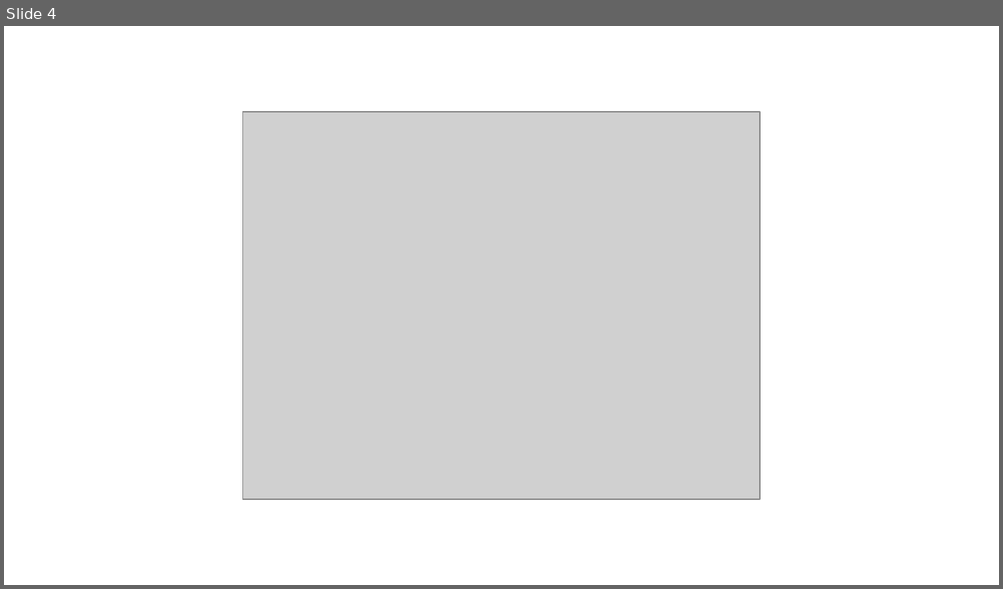
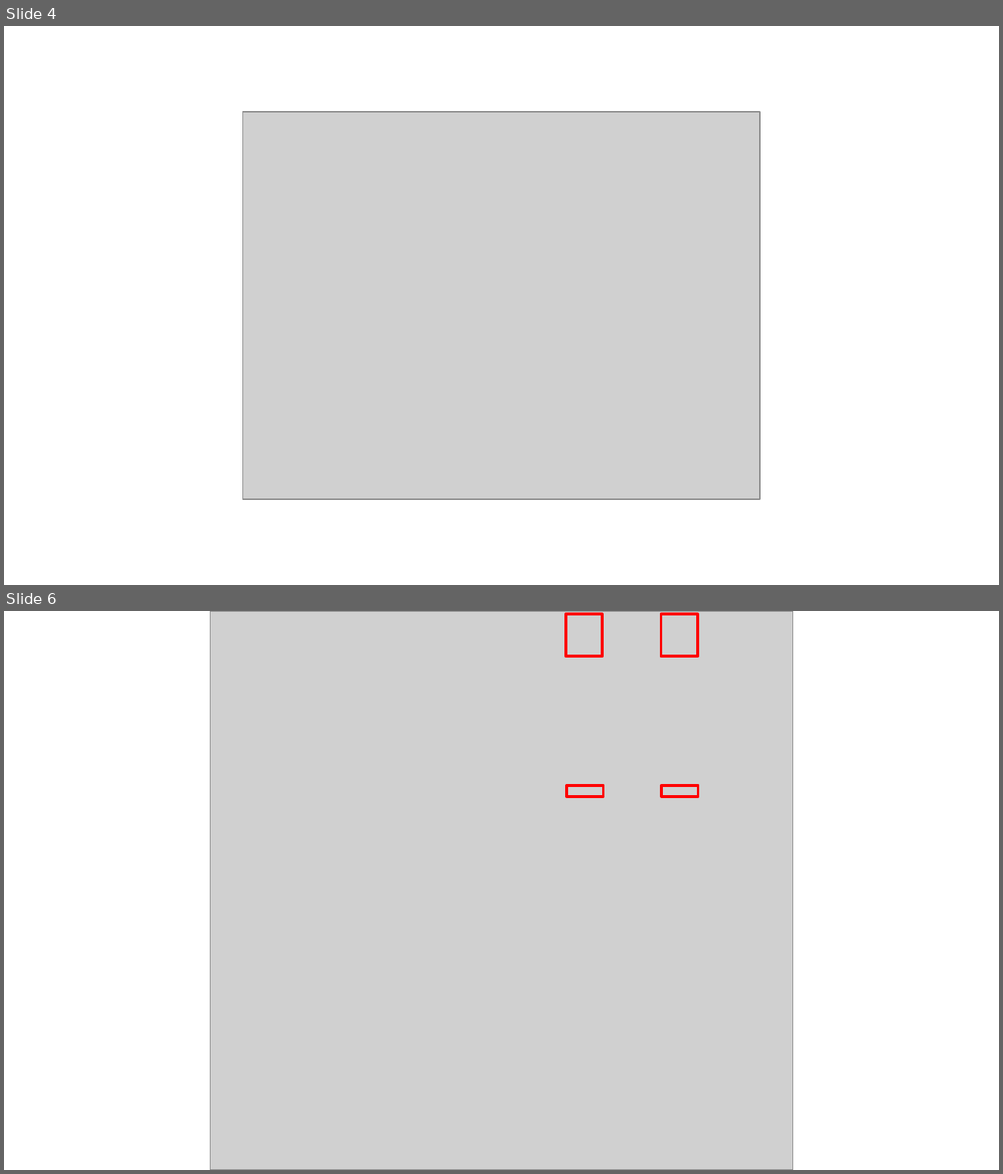
Before and after one commit to answeredbyablemind/answeredbyablemind.github.io, a slide deck: pics/2021-01-05-confidence_interval/pics.pptx. Shown one above the other, each under a label of ours: slide 4 before the commit, slides 4 and 6 after it; the slides between them are not shown. The pictures are 1003x589 and 1003x1174 pixels, drawn with LibreOffice and Linux fonts; fonts in the diff are those of the drawing; grey boxes stand for pictures. Boxes give left, top, right and bottom in pixels: in the first picture for what was removed or moved away, otherwise in the second. Text is boxed around its words. In the diff, an @@ line names an element or a change of style, - is before the commit and + after.

```diff
--- a/pics/2021-01-05-confidence_interval/pics.pptx
+++ b/pics/2021-01-05-confidence_interval/pics.pptx
@@ slide 6 added at bbox=[4, 611, 999, 1170], background #FFFFFF @@
@@ picture added at bbox=[210, 611, 793, 1170] @@
@@ rectangle added at bbox=[566, 614, 603, 655], outline #FF0000 2 pt @@
@@ rectangle added at bbox=[660, 614, 697, 655], outline #FF0000 2 pt @@
@@ rectangle added at bbox=[567, 785, 603, 796], outline #FF0000 2 pt @@
@@ rectangle added at bbox=[661, 785, 698, 796], outline #FF0000 2 pt @@
```
Also in this commit, not shown: 1 slide changed, 4 other files.
